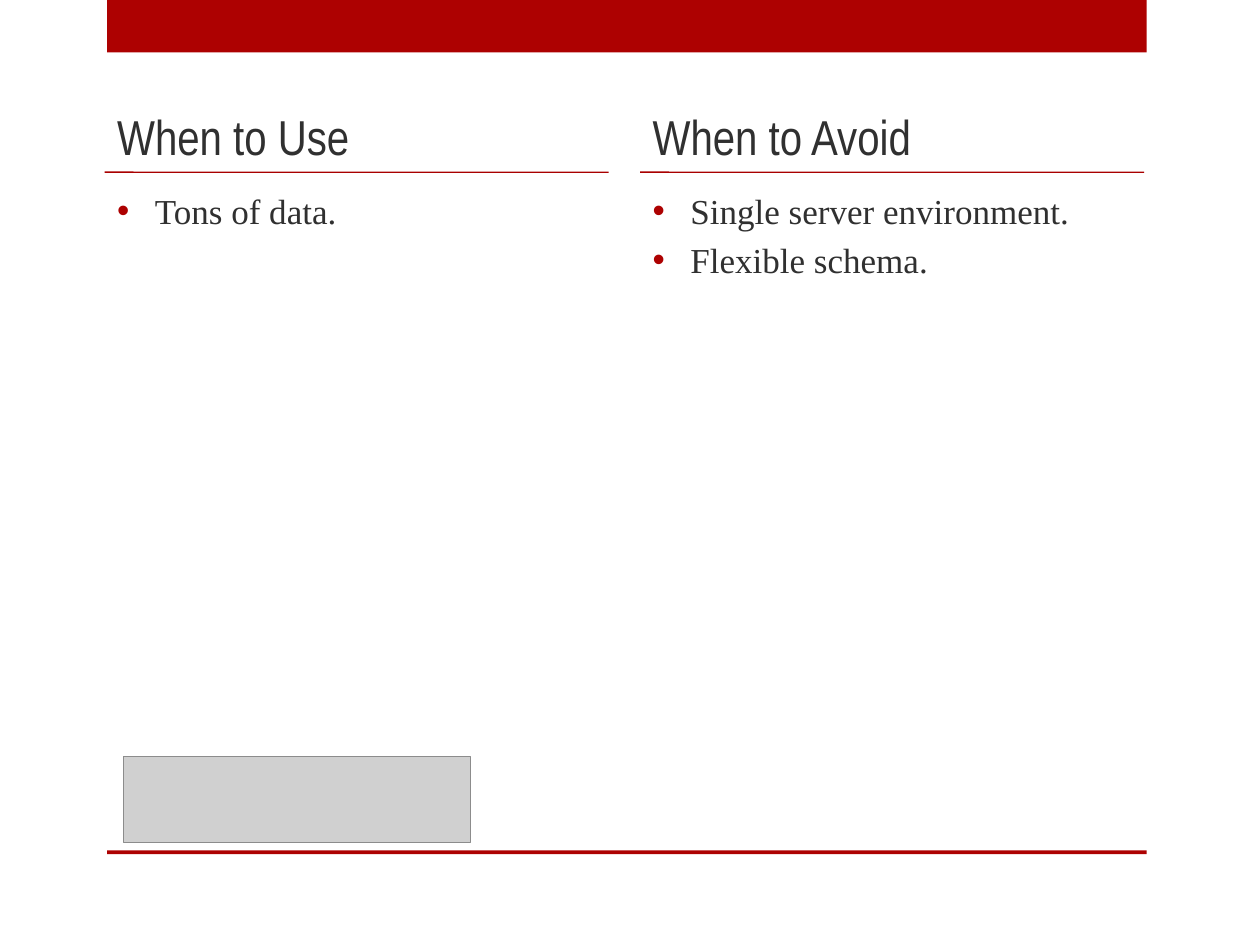
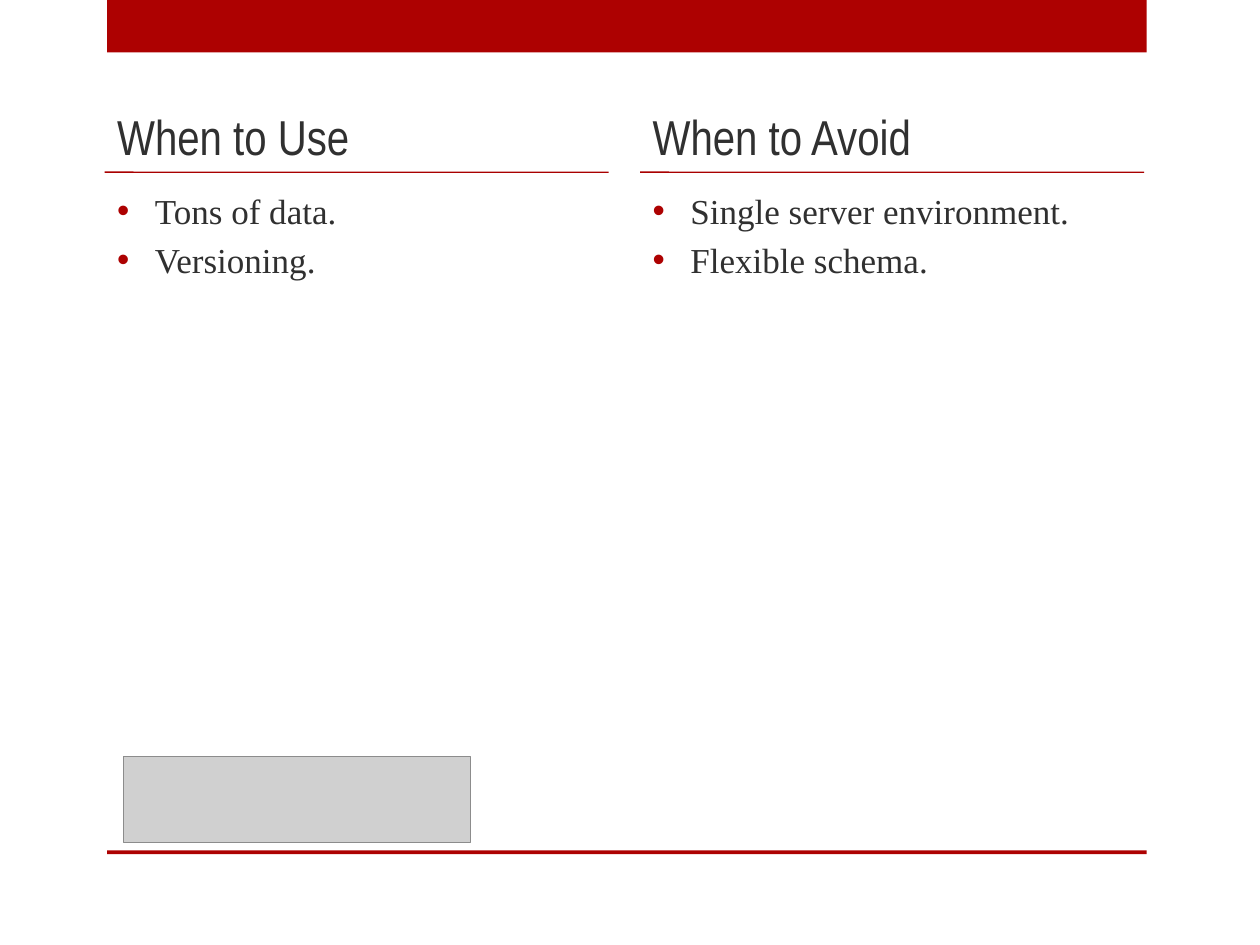
Before and after one commit to digitalBush/nosql-smackdown-talk, a slide deck: slide 55 of nosql-smackdown.pptx. Drawn at 1260x945 pixels with LibreOffice and Linux fonts; fonts in the diff are those of the drawing; grey boxes stand for pictures. Boxes give left, top, right and bottom in pixels: in the first picture for what was removed or moved away, otherwise in the second. Text is boxed around its words. In the diff, an @@ line names an element or a change of style, - is before the commit and + after.

```diff
--- a/nosql-smackdown.pptx
+++ b/nosql-smackdown.pptx
@@ text at (155,250,316,280): paragraph added @@
+• Versioning.
```
Also in this commit, not shown: 5 other slides changed, 1 slide added.
